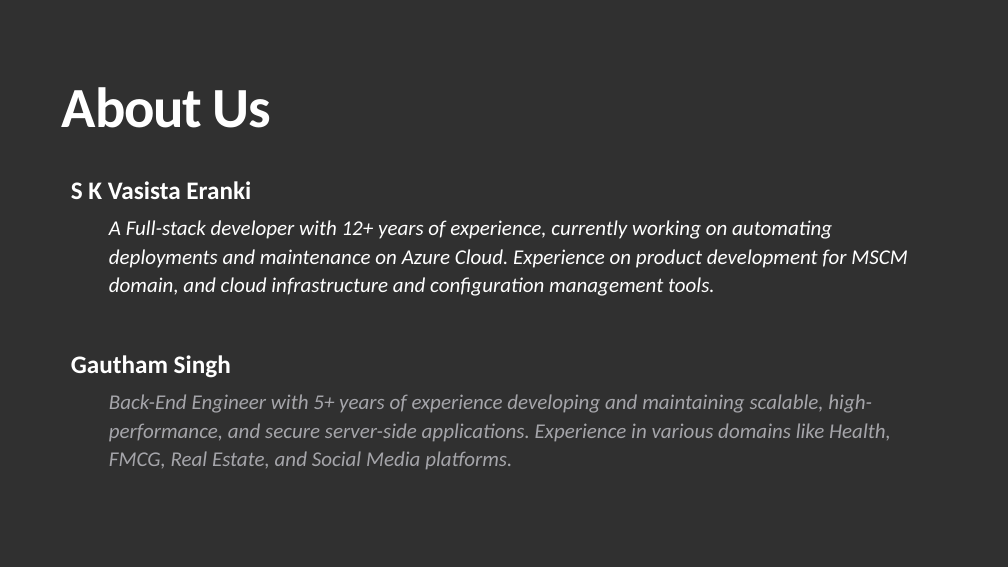
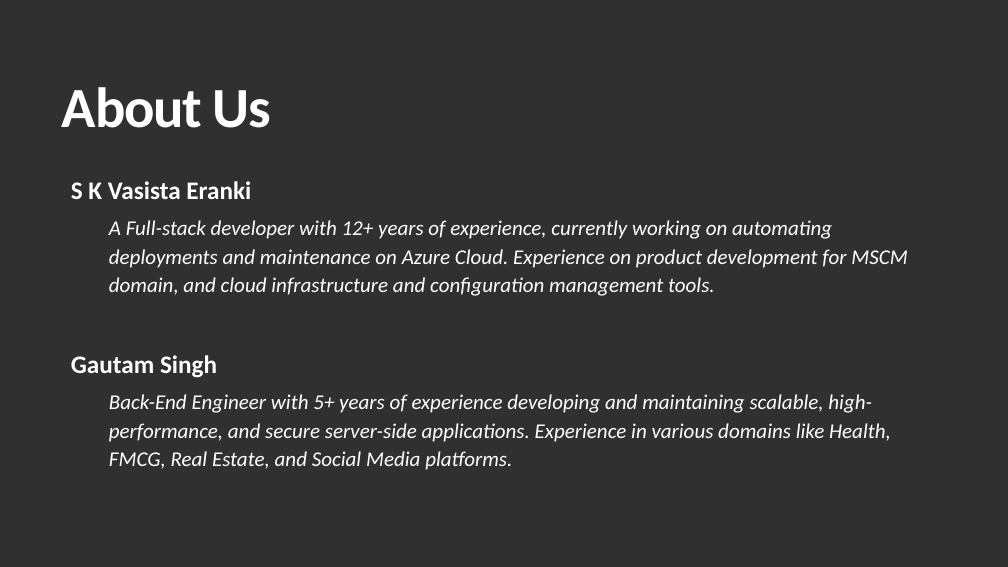
Before and after one commit to Vasista-Eranki/LendingClubCaseStudy, a slide deck: slide 4 of Lending Club Case Study.pptx. Drawn at 1008x567 pixels with LibreOffice and Linux fonts; fonts in the diff are those of the drawing; background and template pictures are left out. Boxes give left, top, right and bottom in pixels: in the first picture for what was removed or moved away, otherwise in the second. Text is boxed around its words. In the diff, an @@ line names an element or a change of style, - is before the commit and + after.

```diff
--- a/Lending Club Case Study.pptx
+++ b/Lending Club Case Study.pptx
@@ text at <box>71,355,217,378</box>: text changed @@
-    Gautham Singh
+    Gautam Singh
@@ text at <box>109,394,891,470</box>: text colour #A5A5AA to #FFFFFF in "Back-End Engineer with 5+ years of experience ..." @@
```
Also in this commit, not shown: 2 other slides changed, 15 slides added, 1 slide removed, 1 other file.
